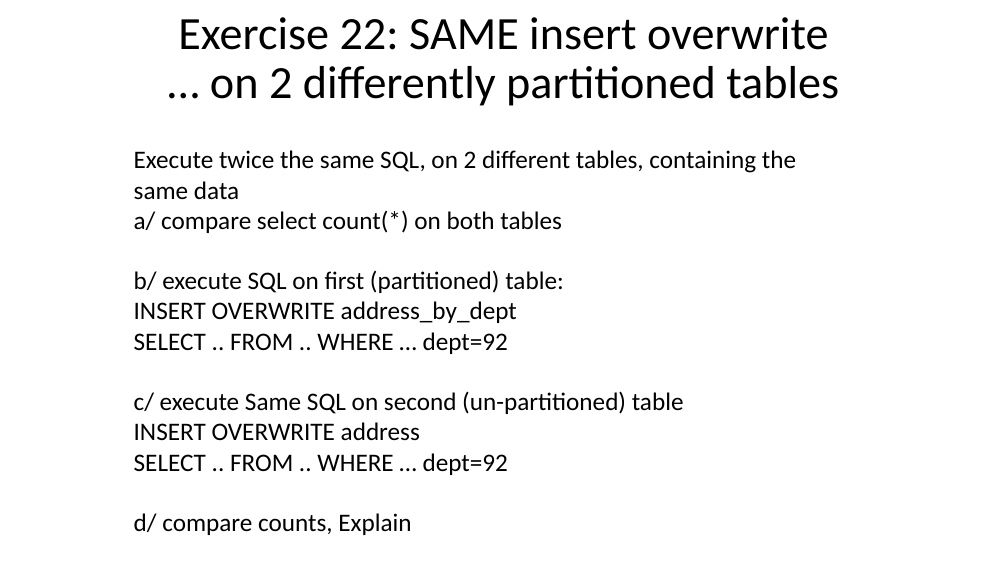
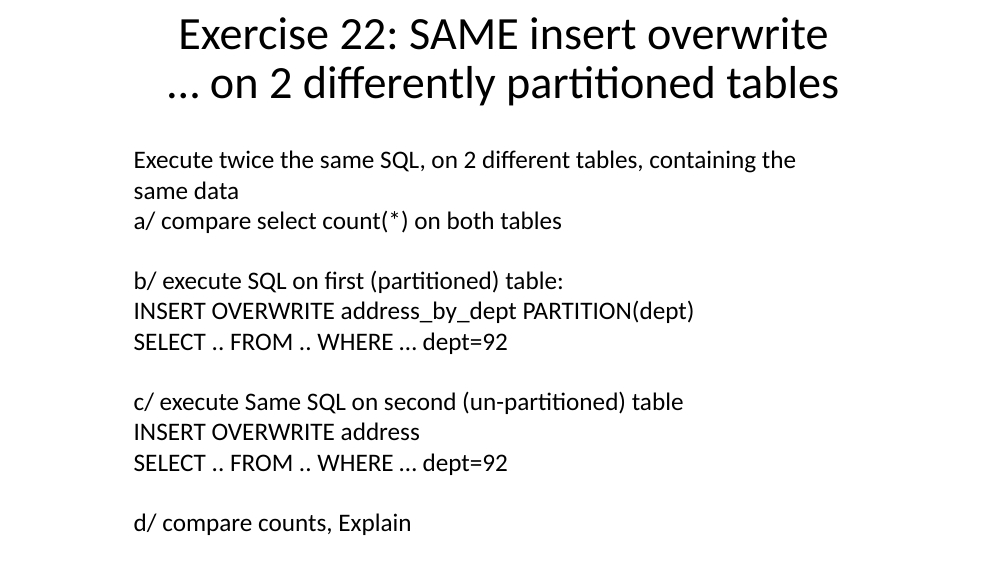
Before and after one commit to Arnaud-Nauwynck/presentations, a slide deck: slide 82 of pres-bigdata/Hands-On/TD3-sql-metastore.pptx (slide 77 before the commit). Drawn at 1008x567 pixels with LibreOffice and Linux fonts; fonts in the diff are those of the drawing. Boxes give left, top, right and bottom in pixels: in the first picture for what was removed or moved away, otherwise in the second. Text is boxed around its words. In the diff, an @@ line names an element or a change of style, - is before the commit and + after.

```diff
--- a/pres-bigdata/Hands-On/TD3-sql-metastore.pptx
+++ b/pres-bigdata/Hands-On/TD3-sql-metastore.pptx
@@ text at [134,271,695,354]: text changed @@
-b/ execute SQL on first (partitioned) table:
-INSERT OVERWRITE address_by_dept
-SELECT .. FROM .. WHERE … dept=92
+b/ execute SQL on first (partitioned) table:
+INSERT OVERWRITE address_by_dept PARTITION(dept)
+SELECT .. FROM .. WHERE … dept=92
```
Also in this commit, not shown: 7 other slides changed, 5 slides added, 26 other files.
